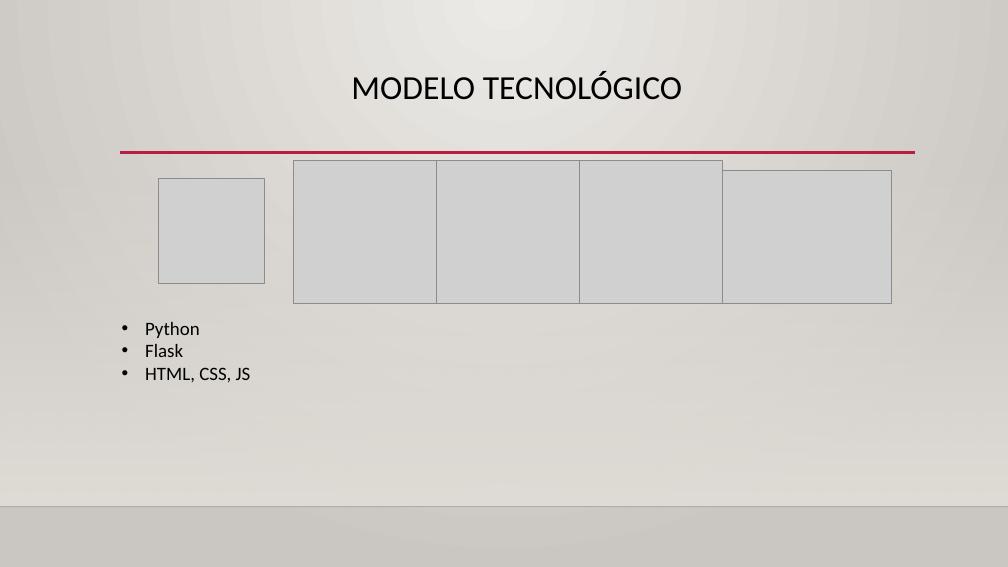
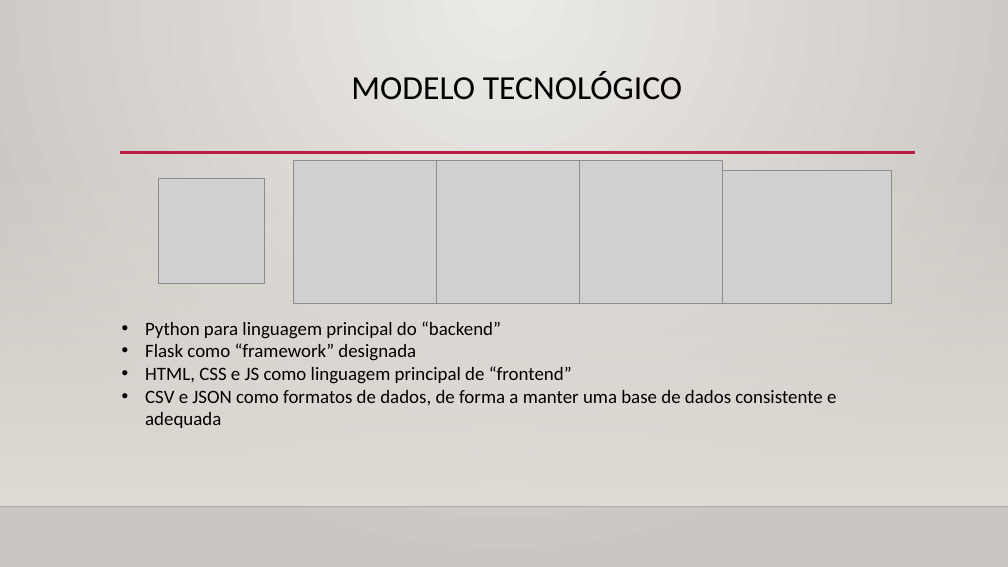
Before and after one commit to Projeto-ECO/Fase-3, a slide deck: slide 6 of Editables/Fase 3 - Construção.pptx. Drawn at 1008x567 pixels with LibreOffice and Linux fonts; fonts in the diff are those of the drawing; grey boxes stand for pictures; background and template pictures are left out. Boxes give left, top, right and bottom in pixels: in the first picture for what was removed or moved away, otherwise in the second. Text is boxed around its words. In the diff, an @@ line names an element or a change of style, - is before the commit and + after.

```diff
--- a/Editables/Fase 3 - Construção.pptx
+++ b/Editables/Fase 3 - Construção.pptx
@@ text at bbox=[145, 321, 836, 428]: text changed @@
-• Python
-• Flask
-• HTML, CSS, JS
+• Python para linguagem principal do “backend”
+• Flask como “framework” designada
+• HTML, CSS e JS como linguagem principal de “frontend”
+• CSV e JSON como formatos de dados, de forma a manter uma base de dados consistente e adequada
```
Also in this commit, not shown: 1 other slide changed, 2 other files.
